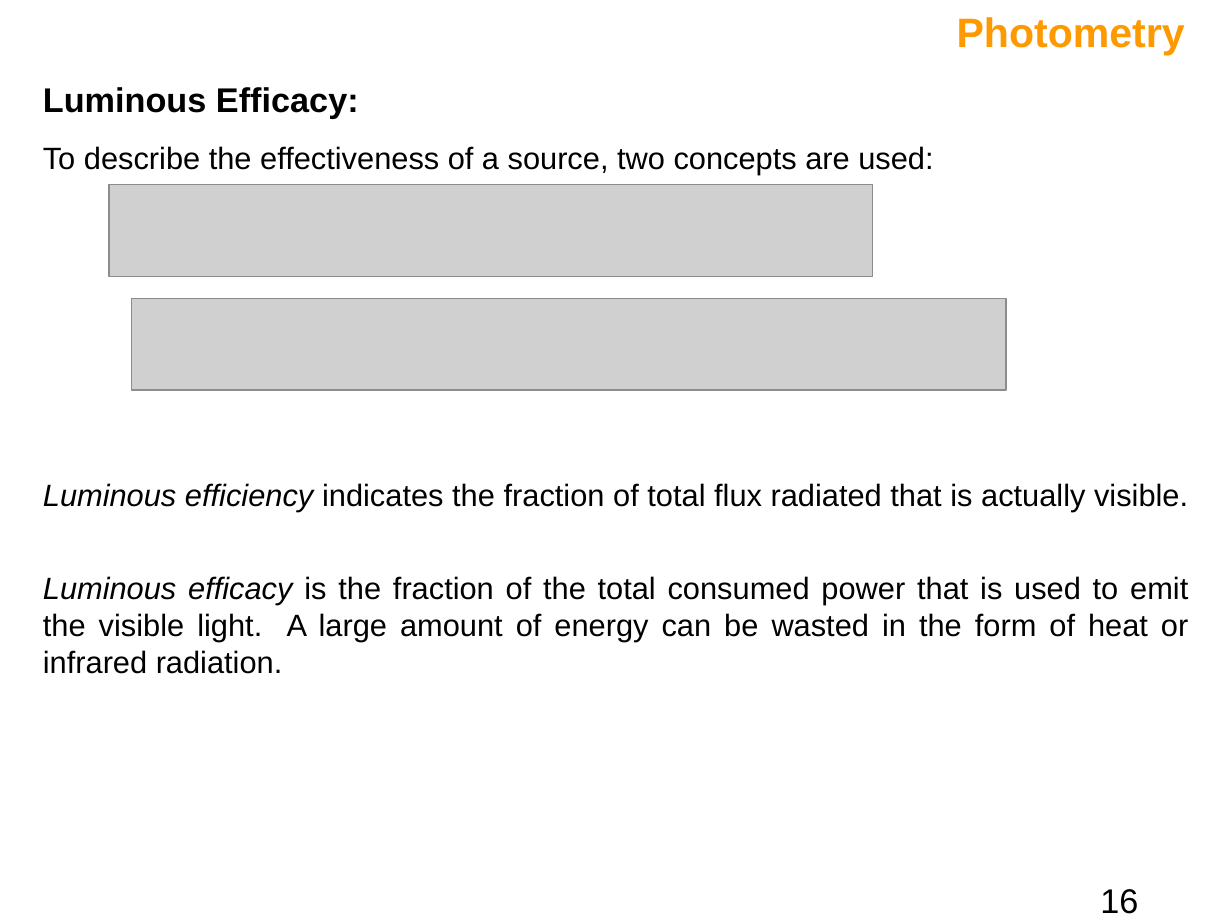
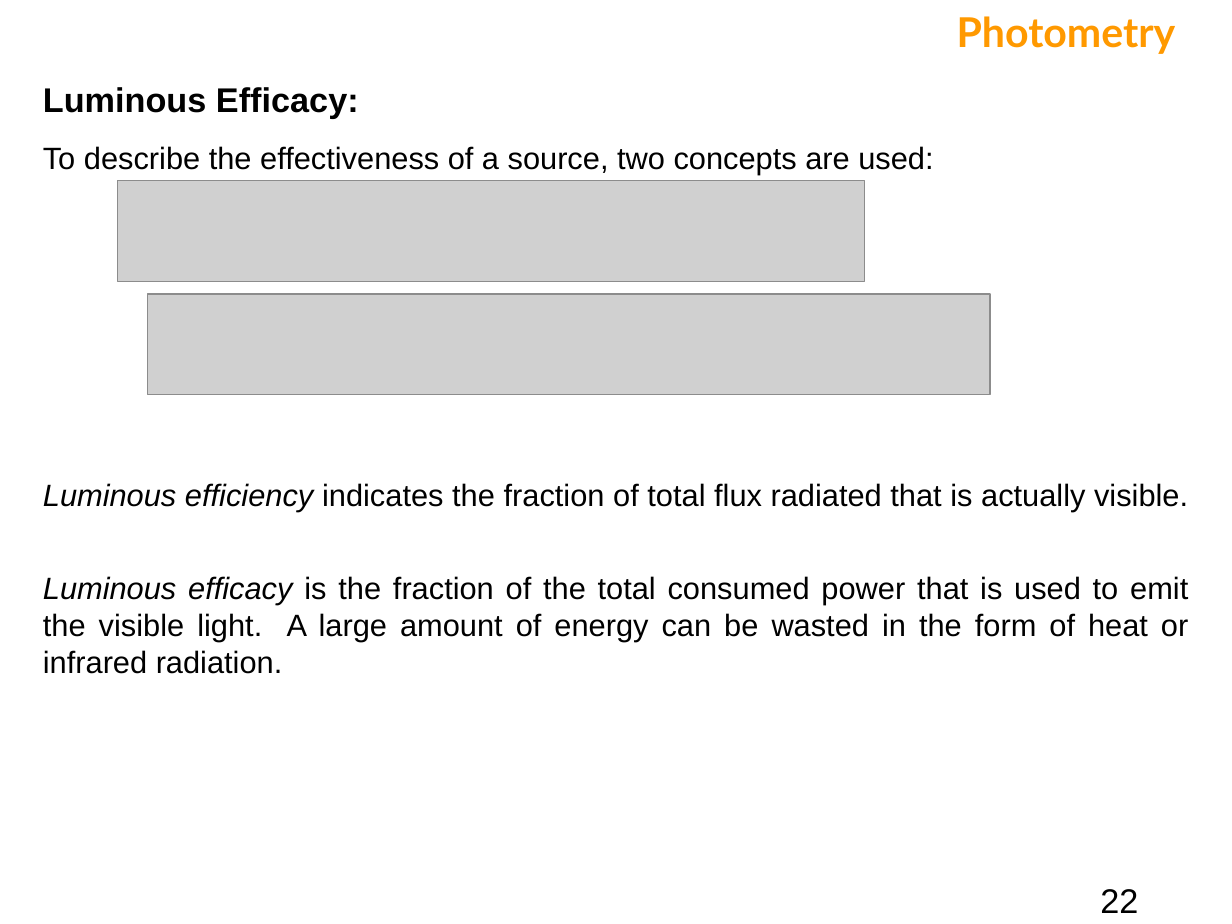
Before and after one commit to bagustris/TeknikOptik, a slide deck: slide 22 of slide/Fotometri.ppt (slide 16 before the commit). Drawn at 1232x924 pixels with LibreOffice and Linux fonts; fonts in the diff are those of the drawing; grey boxes stand for pictures. Boxes give left, top, right and bottom in pixels: in the first picture for what was removed or moved away, otherwise in the second. Text is boxed around its words. In the diff, an @@ line names an element or a change of style, - is before the commit and + after.

```diff
--- a/slide/Fotometri.ppt
+++ b/slide/Fotometri.ppt
@@ text "Photometry" at (957,16,1176,54): font Arial to Lato @@
@@ picture: place and size @@
-picture at (110,185,873,276)
+picture at (117,180,864,281)
@@ picture: place and size @@
-picture at (132,298,1007,389)
+picture at (148,294,991,395)
@@ page number at (1100,889,1138,913): text changed @@
-16
+22
```
Also in this commit, not shown: 16 other slides changed, 7 slides added, 3 other files.
